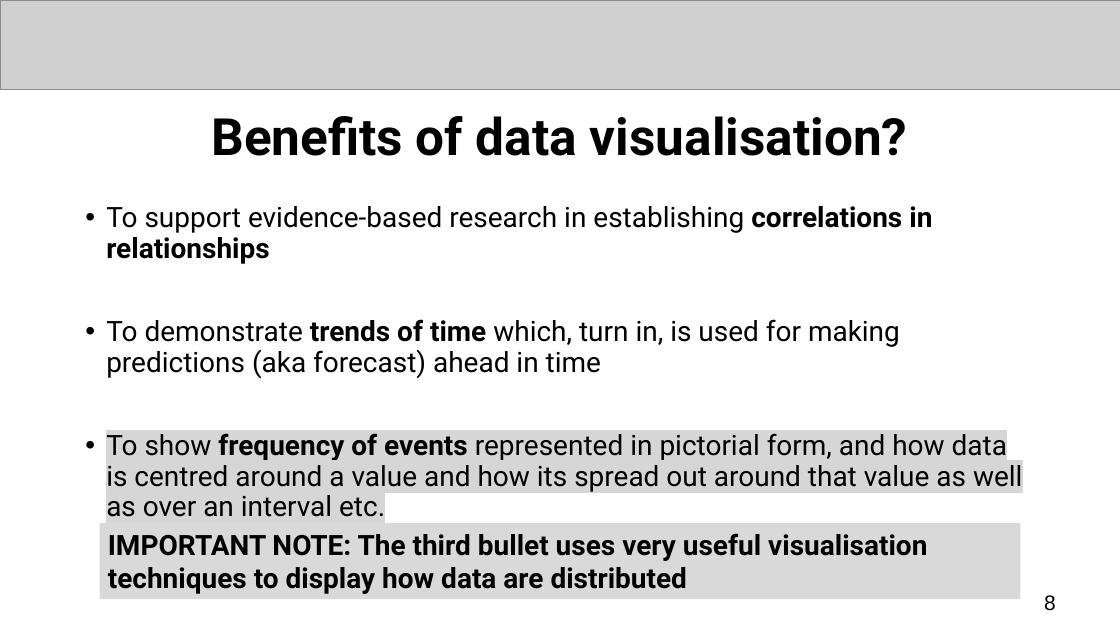
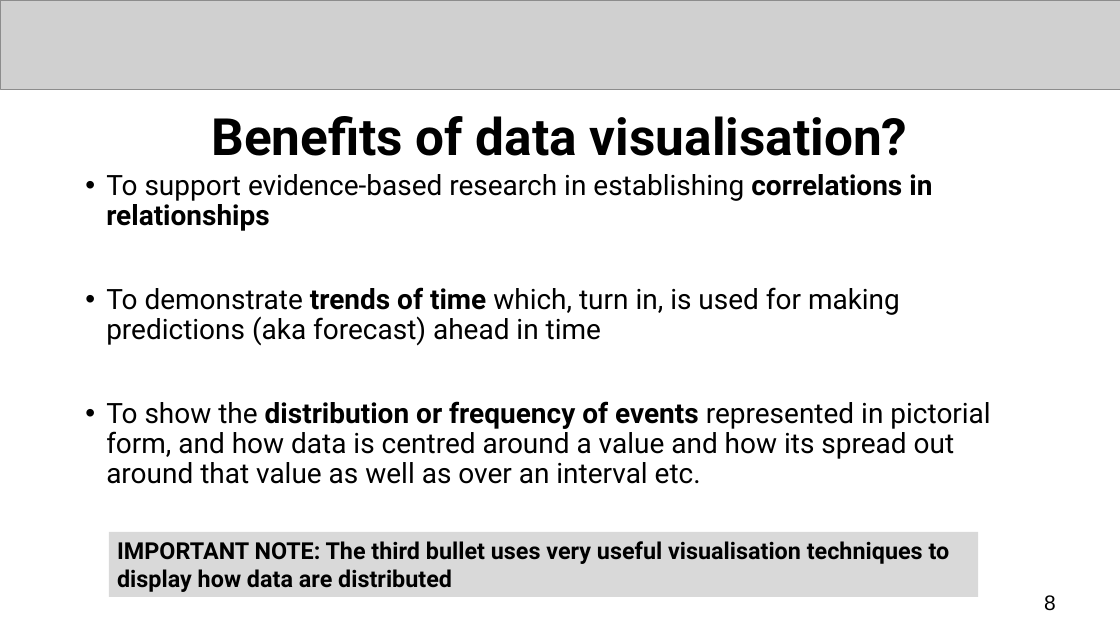
Before and after one commit to UCLPG-MSC-SGDS/POLS0008, a slide deck: slide 8 of Lecture_notes_ppts/POLS0008-2022-23 Week 3 Examining Data II.pptx. Drawn at 1120x630 pixels with LibreOffice and Linux fonts; fonts in the diff are those of the drawing; grey boxes stand for pictures. Boxes give left, top, right and bottom in pixels: in the first picture for what was removed or moved away, otherwise in the second. Text is boxed around its words. In the diff, an @@ line names an element or a change of style, - is before the commit and + after.

```diff
--- a/Lecture_notes_ppts/POLS0008-2022-23 Week 3 Examining Data II.pptx
+++ b/Lecture_notes_ppts/POLS0008-2022-23 Week 3 Examining Data II.pptx
@@ text "To support evidence-based research in ...": place and size @@
-text "To support evidence-based research in ..." at box(106, 206, 1022, 517)
+text "To support evidence-based research in ..." at box(106, 174, 990, 484)
@@ text at box(106, 401, 990, 484): text changed @@
-• To show frequency of events represented in pictorial form, and how data is centred around a value and how its spread out around that value as well as over an interval etc.
+• To show the distribution or frequency of events represented in pictorial form, and how data is centred around a value and how its spread out around that value as well as over an interval etc.
@@ rectangle "IMPORTANT NOTE: The third bullet ...": place and size @@
-rectangle "IMPORTANT NOTE: The third bullet ..." at box(100, 523, 1021, 600)
+rectangle "IMPORTANT NOTE: The third bullet ..." at box(109, 532, 979, 597)
@@ rectangle "IMPORTANT NOTE: The third bullet ..." at box(109, 532, 979, 597): size 24 to 20 pt @@
```
Also in this commit, not shown: 7 other slides changed, 2 slides added, 6 other files.
